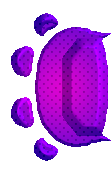
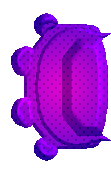
Layers edited between the first and the second 111 x 174 image:
added layer "Layer 3 copy 2" above "Layer 2" over [24, 24, 100, 149]
